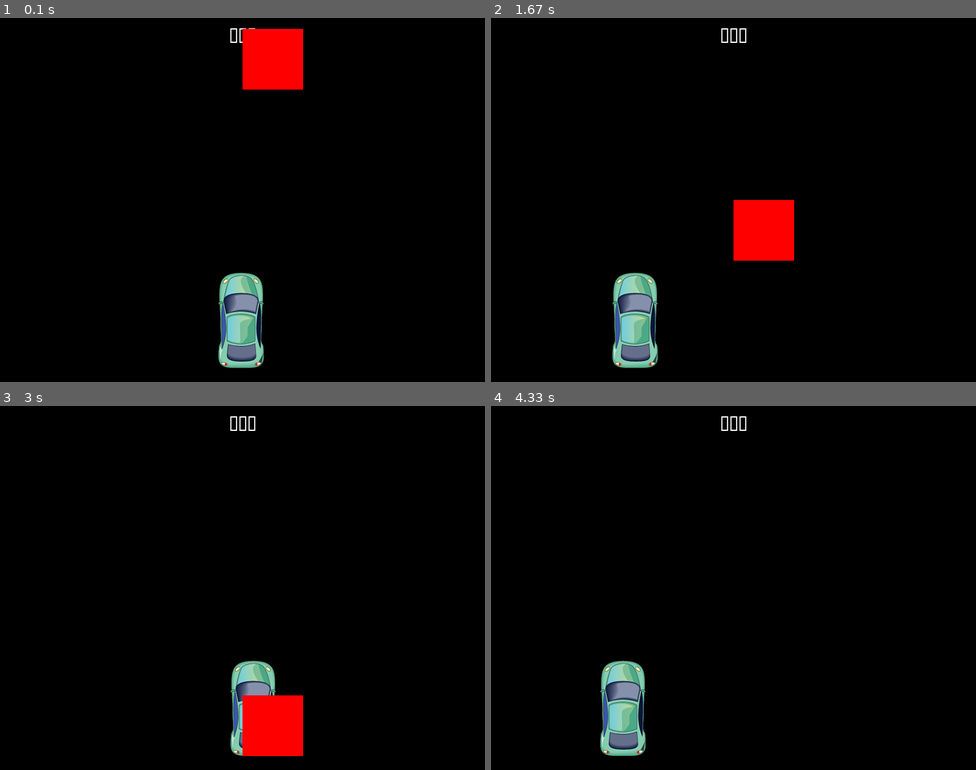
Above: before the commit, frames 1-4 (two rows, left to right).
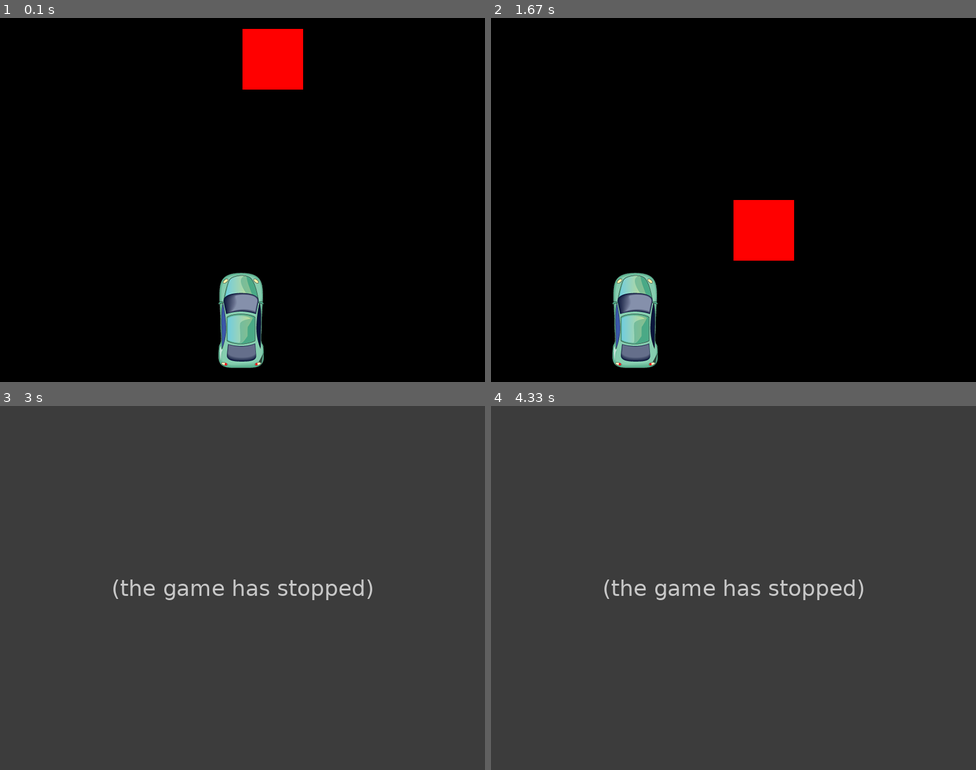
Above: after the commit, the same moments.

Repository: Daniel-Thalman/heist-pygame
Game: pygame game, started from main.py
Two runs of this game, one before a commit and one after it. Both use one fixed random seed, a clock stepped at 60 frames per second and the inputs below.
Inputs:
- Up to frame 1 (0.1 s): no input
- Up to frame 2 (1.67 s): hold Left 0.33-0.87 s; hold Left 0.9-1.3 s; hold Right from 1.33 s (still down)
- Up to frame 3 (3 s): release Right at 1.97 s; hold Left 2-2.47 s; hold Right 2.5-2.97 s
- Up to frame 4 (4.33 s): hold Right 3-3.47 s; hold Left 3.5-4.03 s; hold Left from 4.07 s (still down)

The runs differ from the first frame. In frame 1, less than 0.1% of the frame differs, in the area x 47-53%, y 2-7%; in frame 2, 0.1%; in frame 3, 100%, in the area x 0-100%, y 0-100%; in frame 4, 100%.
After the commit the program exited at 1.87 s; later frames show no game.

Commit message:
Removed score, exits on crash

Diff:
--- a/main.py
+++ b/main.py
@@ -17,7 +17,6 @@
 
 clock = pygame.time.Clock()
 quited = False
-crashed = False
 carImg = pygame.image.load('racecar.png')
 
 def car(x,y):
@@ -60,19 +59,23 @@
 speedDelta = 0.1
 blockX = blockStartx
 blockY = blockStarty
-blockDefault = [blockSpeed, blockWidth, blockHeight, blockX, blockY, red, 0.0]
+blockDefault = [blockSpeed, blockWidth, blockHeight, blockX, blockY, red]
 blocks = [blockDefault]
 
 def updateBlock(block):
     if ((block[3] > x and block[3] < x + carWidth) or (block[3] + blockWidth > x and block[3] + block[1] < x + carWidth)) and ((block[4] + block[2]) >= y):
-        crashed = True
+        crashed()
     elif block[4] < display_height + (block[2]/2):
         block[4] += block[0]
     elif block[4] >= display_height + block[2]/2:
         block[3] = random.randint(0, display_width - block[1])
         block[4] = 0
         block[0] += speedDelta
-        block[6] += 1
+
+def crashed():
+	message_display("GAME OVER")
+	pygame.quit()
+	quit()
 
 while not quited:
     for event in pygame.event.get():
@@ -88,16 +91,10 @@
     gameDisplay.fill(black)
     car(x,y)
 
-    score = 0.0
     for block in blocks:
         updateBlock(block)
-        score += block[6]
-        scoreDisplay(score)
         drawBlock(block)
 
-    if crashed == True:
-        message_display("GAME OVER")
-        break
     pygame.display.update()
     clock.tick(60)
 
